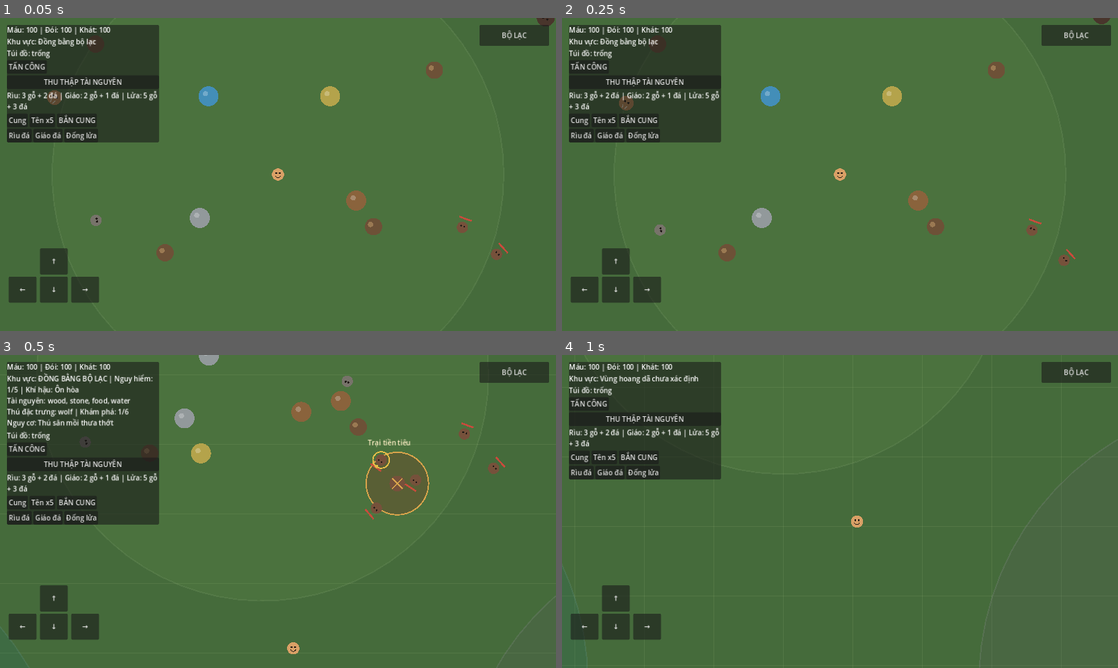
Above: before the commit, frames 1-4 (two rows, left to right).
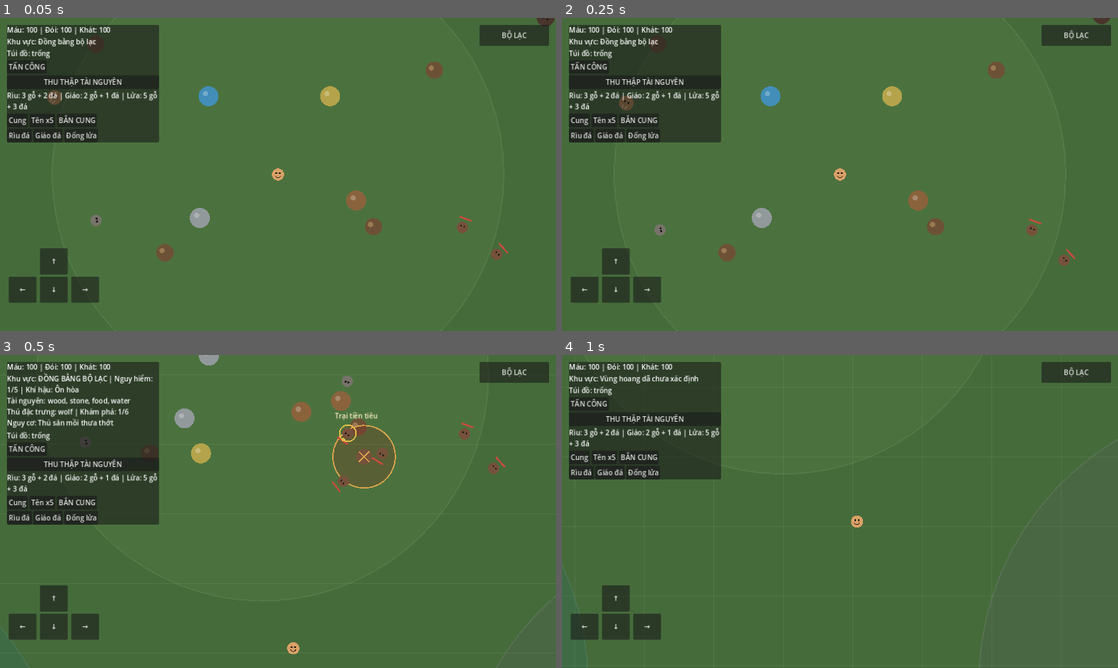
Above: after the commit, the same moments.

Repository: khanhhkt8-hub/Bo-Lac-Tien-Su.
Game: Godot game, scene res://Scenes/Main.tscn
The game is run twice, just before and just after one commit, with the same random seed, the same clock (stepped at 60 frames per second) and the same inputs.
Inputs:
- Up to frame 1 (0.05 s): no input
- Up to frame 2 (0.25 s): no input
- Up to frame 3 (0.5 s): no input
- Up to frame 4 (1 s): hold Right (ui_right) from 0.53 s (still down)

Frames 1-2 are identical in both runs. In frame 3, 1.1% of the frame differs, in the area x 59-78%, y 18-53%; in frame 4, nothing differs.

Commit message:
Place biome camps near the explorer while keeping them inside region

Diff:
--- a/Scripts/Enemies/BarbarianCampDirector.gd
+++ b/Scripts/Enemies/BarbarianCampDirector.gd
@@ -60,9 +60,9 @@
 	var region_data: Dictionary = RegionSystem.get_region_data(region_id)
 	var center: Vector2 = region_data.get("center", player.global_position)
 	var radius := float(region_data.get("radius", 600.0))
-	var candidate := center + offset
-	if candidate.distance_to(center) > radius * 0.8:
-		candidate = center + offset.normalized() * radius * 0.6
+	var candidate := player.global_position + offset.normalized() * 300.0
+	if candidate.distance_to(center) > radius * 0.72:
+		candidate = center + candidate.direction_to(center) * radius * 0.65
 	active_camp_position = candidate
 	active_camp_name = str(CAMP_NAMES.get(region_id, "Trại man rợ"))
 	_spawn_camp(region_id)
